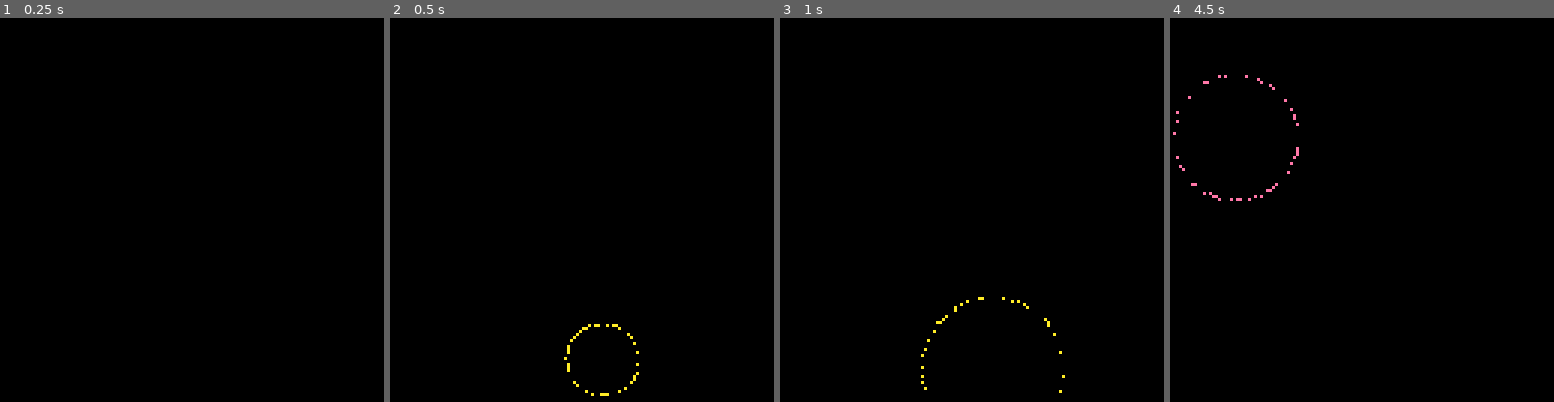
Above: before the commit, frames 1-4 (left to right).
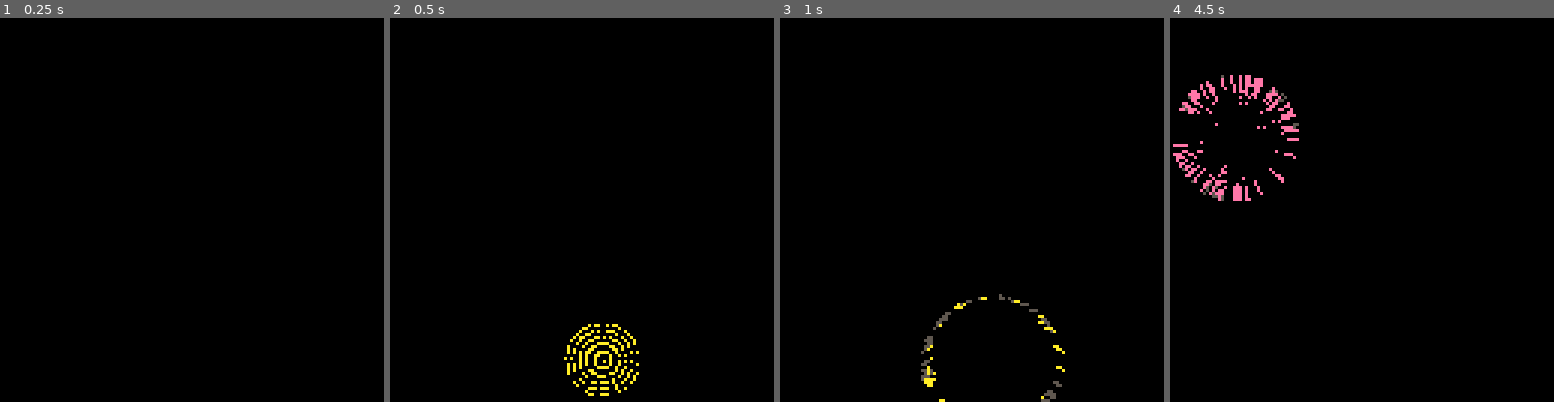
Above: after the commit, the same moments.

Repository: pixelocene/tests
Game: PICO-8 cartridge fireworks.p8
The game is run twice, just before and just after one commit, with the same random seed, the same clock (stepped at 60 frames per second) and the same inputs.
Inputs:
- Up to frame 1 (0.25 s): no input
- Up to frame 2 (0.5 s): tap X (X key) at 0.33 s
- Up to frame 3 (1 s): no input
- Up to frame 4 (4.5 s): tap X (X key) at 1.07, 1.85, 2.97, 4.08 s

Frame 1 is identical in both runs. In frame 2, 0.8% of the frame differs, in the area x 46-65%, y 81-99%; in frame 3, 0.8%; in frame 4, 1.8%, in the area x 0-34%, y 14-48%.

Commit message:
Add a trail to the firework

Diff:
--- a/fireworks.p8
+++ b/fireworks.p8
@@ -46,7 +46,7 @@
 		-- make firework explode
 		-- and generate particles
 		function self.explode()
-			for i=1,50 do
+			for i=1,60 do
 				add(
 					self.ptcls,
 					fwptcl.new(
@@ -61,7 +61,13 @@
 		-- check if the firework has
 		-- finished
 		function self.finished()
-			return #self.ptcls==0
+			local finished=true
+			for ptcl in all(self.ptcls) do
+				if not ptcl.dead() then
+					finished=false
+				end
+			end
+			return finished
 		end
 
 		-- update the firework/particles
@@ -69,9 +75,6 @@
 			for i=#self.ptcls,1,-1 do
 				local ptcl=self.ptcls[i]
 				ptcl.update()
-				if ptcl:dead() then
-					deli(self.ptcls,i)
-				end
 			end
 		end
 
@@ -91,6 +94,8 @@
 fwptcl={
 	new=function(_x,_y,_col)
 		local self={
+			ox=nil,
+			oy=nil,
 			x=nil,
 			y=nil,
 			dx=0,
@@ -99,19 +104,48 @@
 			ang=nil,
 			col=nil,
 			age=0,
-			mage=0
+			mage=0,
+			trail={}
 		}
 
+		-- origin coords
+		self.ox=_x
+		self.oy=_y
+		-- end of acceleration coords
+		self.ex=_x
+		self.ey=_y
+		-- current coord
 		self.x=_x
 		self.y=_y
+		-- movement
 		self.ang=rnd(365)
 		self.dx=sin(self.ang)
 		self.dy=cos(self.ang)
+		-- color
 		self.col=_col
-		self.mage=30+ceil(rnd(40))
+		-- maximum age of the particle
+		self.mage=10+ceil(rnd(20))
 
 		-- update particle position
 		function self.update()
+
+			local col=self.col
+			if self.isdying() then
+				col=5
+			end
+
+			-- add a particle in the trail
+			add(
+				self.trail,
+				fwpctltrail.new(
+					self.x,
+					self.y,
+					self.age+1,
+					self.mage/2,
+					col
+				)
+			)
+
 			self.sp=mid(
 				0.4,
 				self.sp-0.2,
@@ -120,13 +154,25 @@
 			self.x+=self.dx*self.sp
 			if self.sp <= 0.6 then
 				self.dy=mid(
-					3,
+					0.5,
 					self.dy+0.2,
 					self.dy
 				)
 			end
+
 			self.y+=self.dy*self.sp
 			self.age+=1
+
+			for t in all(self.trail) do
+				t.update()
+			end
+
+			-- remove all dead trail
+			for i=#self.trail,1,-1 do
+				if self.trail[i].isdead() then
+					deli(self.trail,i)
+				end
+			end
 		end
 
 		-- check if the particle
@@ -137,12 +183,53 @@
 
 		-- draw the particle on screen
 		function self.draw()
+			-- draw the trail
+			for t in all(self.trail) do
+				t.draw()
+			end
+			-- draw ending pixel
+			local col=self.col
+			if self.isdying() then
+				col=5
+			end
+			pset(self.x,self.y,col)
+		end
+
+		function self.isdying()
+			return self.age/self.mage>0.8
+		end
+
+		return self
+	end
+
+}
+
+-- fireworks particles trail
+
+fwpctltrail={
+	new=function(_x,_y,_age,_mage,_col)
+		local self={
+			x=_x,
+			y=_y,
+			age=0,
+			mage=3,
+			col=_col,
+		}
+
+		function self.isdead()
+			return self.age>=self.mage
+		end
+
+		function self.update()
+			self.age+=rnd(1)
+		end
+
+		function self.draw()
 			pset(self.x,self.y,self.col)
 		end
 
 		return self
 	end
-
 }
 __gfx__
 00000000000000000000000000000000000000000000000000000000000000000000000000000000000000000000000000000000000000000000000000000000
